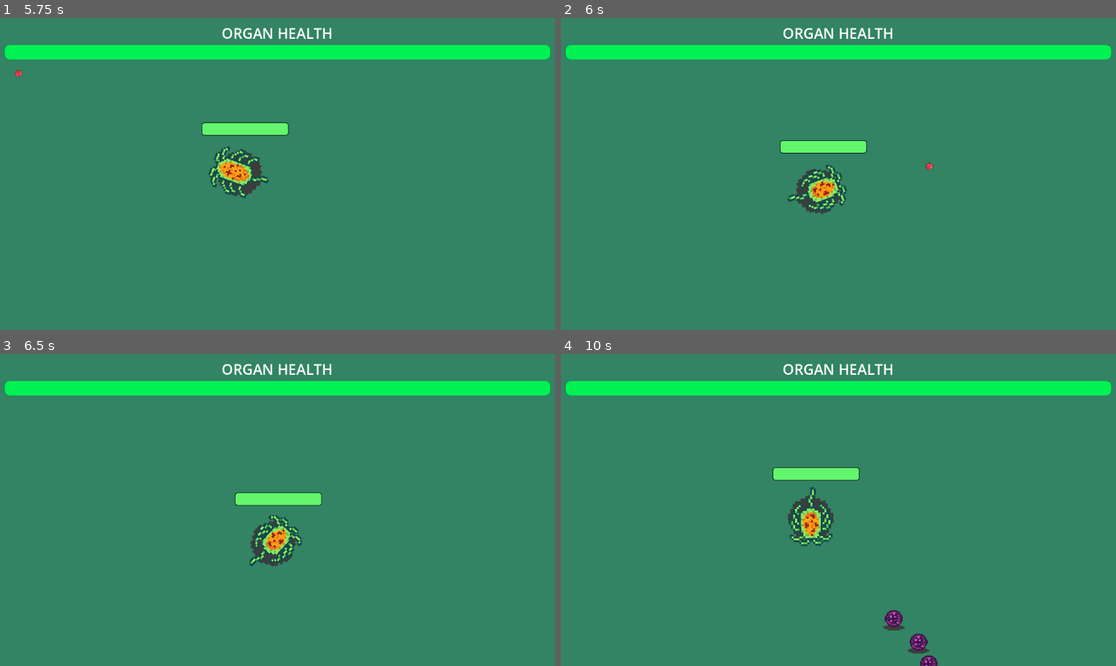
Above: before the commit, frames 1-4 (two rows, left to right).
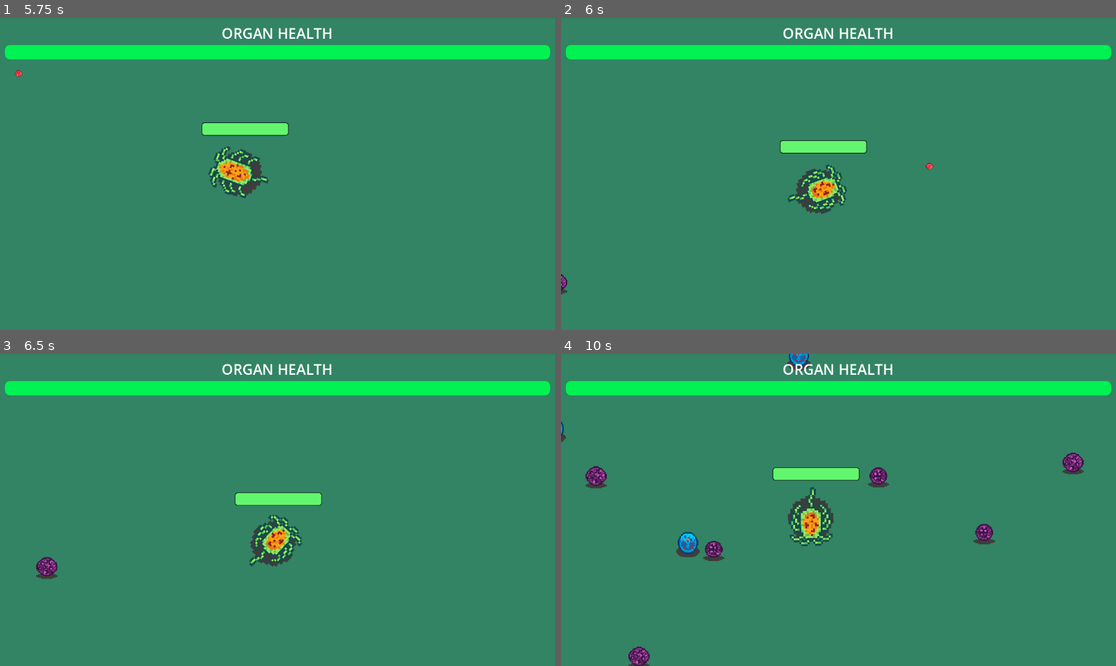
Above: after the commit, the same moments.

Repository: bgalerani94/godot-wild-jam-83
Game: Godot game, scene res://UI/Scenes/main_menu.tscn
Two runs of this game, one before a commit and one after it. Both use one fixed random seed, a clock stepped at 60 frames per second and the inputs below.
Inputs (mouse positions are in pixels of both pictures, inside the frame that each line leads up to):
- Up to frame 1 (5.75 s): click "Play Game" at 0.5 s; tap Enter (ui_accept) at 1.25, 1.52, 2, 2.27, 2.75, 3.5, 3.77, 4.52, 5.27 s; move the mouse to (399, 158) at 1.27 s; press the mouse at (399, 158) at 1.28 s; hold D (move_right) 1.28-2.03 s; move the mouse to (166, 189) at 2.02 s; release the mouse at (166, 189) at 2.03 s; hold S (move_down) 2.03-2.78 s; click (166, 189) at 2.1 s; move the mouse to (333, 105) at 2.77 s; press the mouse at (333, 105) at 2.78 s; hold D (move_right) 2.78-3.53 s; move the mouse to (249, 236) at 3.52 s; release the mouse at (249, 236) at 3.53 s; hold W (move_up) 3.53-4.28 s; click (249, 236) at 3.6 s; move the mouse to (444, 220) at 4.27 s; press the mouse at (444, 220) at 4.28 s; hold A (move_left) from 4.28 s (still down); move the mouse to (111, 127) at 5.02 s; release the mouse at (111, 127) at 5.03 s; click (111, 127) at 5.1 s
- Up to frame 2 (6 s): move the mouse to (866, 174) at 5.77 s; release A (move_left) at 5.78 s; press the mouse at (866, 174) at 5.78 s; hold S (move_down) from 5.78 s (still down)
- Up to frame 3 (6.5 s): keep holding S (move_down)
- Up to frame 4 (10 s): move the mouse to (755, 432) at 6.52 s; release S (move_down) at 6.53 s; release the mouse at (755, 432) at 6.53 s; hold D (move_right) 6.53-7.28 s; click (755, 432) at 6.6 s; tap Enter (ui_accept) at 6.77, 7.52, 8.27, 9.77 s; move the mouse to (960, 494) at 7.27 s; press the mouse at (960, 494) at 7.28 s; hold W (move_up) 7.28-8.03 s; move the mouse to (727, 525) at 8.02 s; release the mouse at (727, 525) at 8.03 s; hold D (move_right) 8.03-8.78 s; click (727, 525) at 8.1 s; move the mouse to (894, 441) at 8.77 s; press the mouse at (894, 441) at 8.78 s; hold S (move_down) 8.78-9.53 s; move the mouse to (810, 572) at 9.52 s; release the mouse at (810, 572) at 9.53 s; hold A (move_left) from 9.53 s (still down); click (810, 572) at 9.6 s

Frame 1 is identical in both runs. In frame 2, less than 0.1% of the frame differs, in the area x 0-2%, y 81-89%; in frame 3, 0.2%; in frame 4, 2.1%, in the area x 0-95%, y 0-100%.

Commit message:
changed enemy spawner time

Diff:
--- a/Scenes/enemy_spawner.tscn
+++ b/Scenes/enemy_spawner.tscn
@@ -4,7 +4,7 @@
 
 [sub_resource type="Curve2D" id="Curve2D_1x4no"]
 _data = {
-"points": PackedVector2Array(0, 0, 0, 0, -992, -709, 0, 0, 0, 0, 1108, -709, 0, 0, 0, 0, 1089, 624, 0, 0, 0, 0, -1018, 620, 0, 0, 0, 0, -992, -709)
+"points": PackedVector2Array(0, 0, 0, 0, -825, 427, 0, 0, 0, 0, 851, 424, 0, 0, 0, 0, 846, -500, 0, 0, 0, 0, -821, -502, 0, 0, 0, 0, -825, 427)
 }
 point_count = 5
 
@@ -14,9 +14,11 @@
 
 [node name="PathFollow2D" type="PathFollow2D" parent="."]
 unique_name_in_owner = true
-position = Vector2(-992, -709)
+position = Vector2(-825, 427)
+rotation = -0.00178997
 
 [node name="Timer" type="Timer" parent="."]
+wait_time = 0.2
 autostart = true
 
 [connection signal="timeout" from="Timer" to="." method="_on_timer_timeout"]
--- a/Scripts/enemy_spawner.gd
+++ b/Scripts/enemy_spawner.gd
@@ -3,13 +3,16 @@
 const ENEMY_1 : PackedScene = preload("res://Scenes/biga__test_enemy_1.tscn")
 const ENEMY_2 : PackedScene = preload("res://Scenes/biga__test_enemy_2.tscn")
 
+@onready var timer = $Timer
+
 var enemies : Array = [ENEMY_1, ENEMY_2]
 
 func spawn_enemy():
 	var enemy_to_spawn = enemies[randi_range(0, enemies.size() - 1)].instantiate()
-	%PathFollow2D.progress_ratio = randf()
+	%PathFollow2D.progress_ratio = randf_range(0.5, 1)
 	enemy_to_spawn.global_position = %PathFollow2D.global_position
 	get_tree().current_scene.add_child(enemy_to_spawn)
+	timer.wait_time = randf()
 
 
 func _on_timer_timeout():
